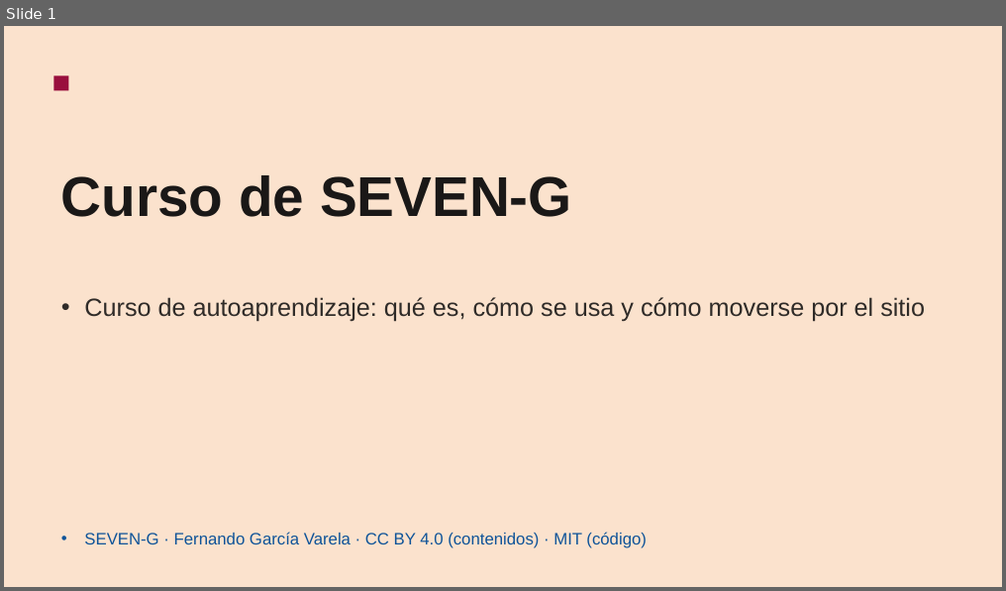
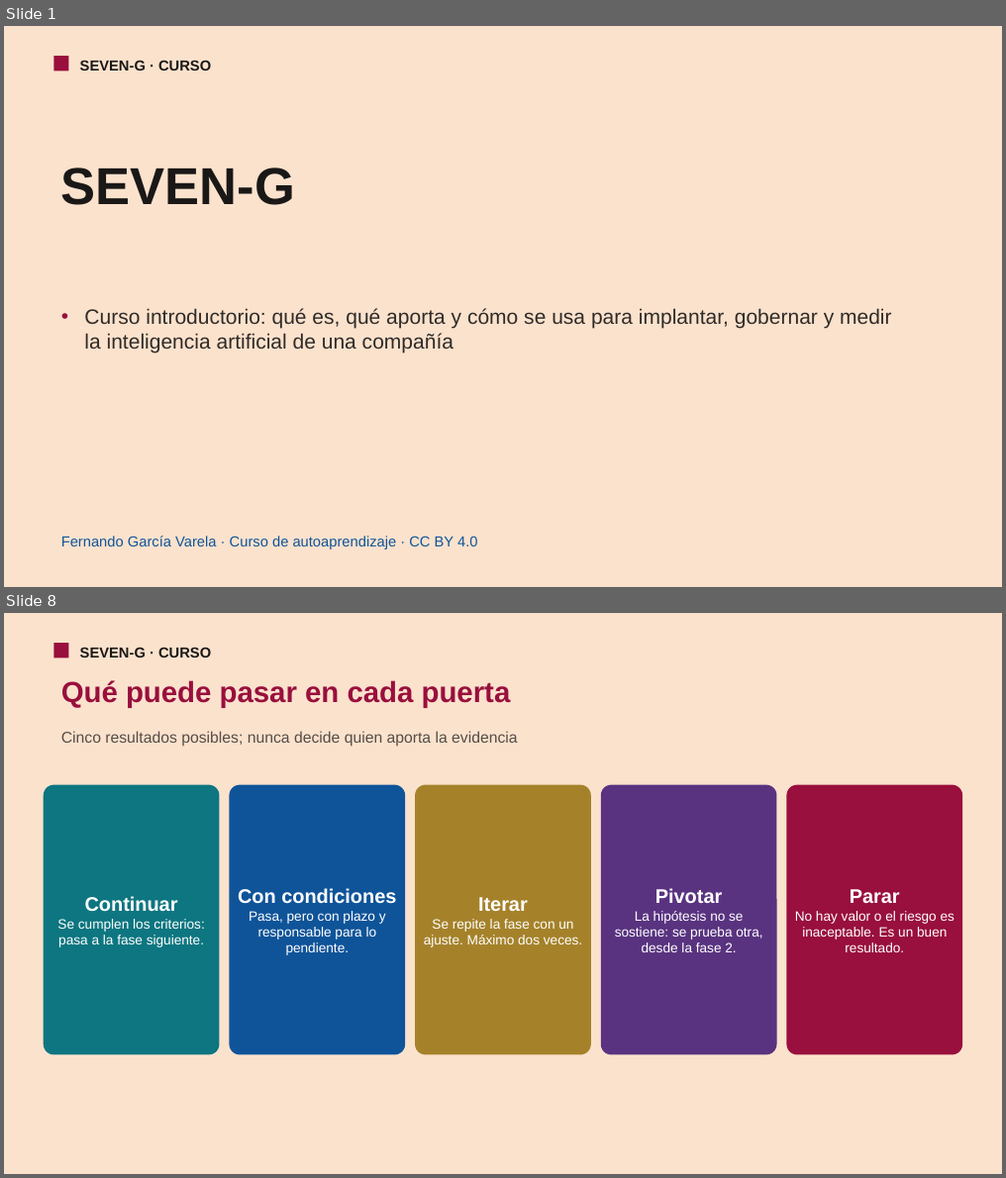
Before and after one commit to seachad/AI_CONSULTING, a slide deck: SEVEN-G/pptx/es/SEVEN-G_Curso.pptx. Shown one above the other, each under a label of ours: slide 1 before the commit, slides 1 and 8 after it; the slides between them are not shown. The pictures are 1006x591 and 1006x1178 pixels, drawn with LibreOffice and Linux fonts; fonts in the diff are those of the drawing. Boxes give left, top, right and bottom in pixels: in the first picture for what was removed or moved away, otherwise in the second. Text is boxed around its words. In the diff, an @@ line names an element or a change of style, - is before the commit and + after.

```diff
--- a/SEVEN-G/pptx/es/SEVEN-G_Curso.pptx
+++ b/SEVEN-G/pptx/es/SEVEN-G_Curso.pptx
@@ slide 8 added at (4, 613, 1002, 1174), background #FBE2CD @@
@@ rectangle added at (54, 643, 69, 658), fill #990F3D @@
@@ text added at (80, 647, 211, 658), 14 pt, text #1A1817, bold @@
+SEVEN-G · CURSO
@@ text added at (61, 680, 511, 708), 28 pt, text #990F3D, bold @@
+Qué puede pasar en cada puerta
@@ text added at (61, 731, 517, 747), 15 pt, text #564D47 @@
+Cinco resultados posibles; nunca decide quien aporta la evidencia
@@ rounded rectangle added at (44, 785, 220, 1056), fill #0D7680, 13 pt, text #FFFFFF @@
+Continuar
+Se cumplen los criterios: pasa a la fase siguiente.
@@ rounded rectangle added at (230, 785, 405, 1056), fill #0F5499, 13 pt, text #FFFFFF @@
+Con condiciones
+Pasa, pero con plazo y responsable para lo pendiente.
@@ rounded rectangle added at (415, 785, 591, 1056), fill #A5822A, 13 pt, text #FFFFFF @@
+Iterar
+Se repite la fase con un ajuste. Máximo dos veces.
@@ rounded rectangle added at (601, 785, 776, 1056), fill #593380, 13 pt, text #FFFFFF @@
+Pivotar
+La hipótesis no se sostiene: se prueba otra, desde la fase 2.
@@ rounded rectangle added at (787, 785, 963, 1056), fill #990F3D, 13 pt, text #FFFFFF @@
+Parar
+No hay valor o el riesgo es inaceptable. Es un buen resultado.
@@ slide 1 changed as well @@
@@ rectangle: place and size @@
-rectangle at (54, 76, 69, 91)
+rectangle at (54, 56, 69, 71)
@@ text added at (80, 60, 211, 71), 14 pt, text #1A1817, bold @@
+SEVEN-G · CURSO
@@ text at (61, 168, 295, 205): text changed; size 54 to 50 pt @@
-Curso de SEVEN-G
+SEVEN-G
@@ text at (84, 308, 892, 354): text changed; size 24 to 20 pt @@
-• Curso de autoaprendizaje: qué es, cómo se usa y cómo moverse por el sitio
+• Curso introductorio: qué es, qué aporta y cómo se usa para implantar, gobernar y medir la inteligencia artificial de una compañía
@@ text at (61, 536, 477, 550): text changed; size 16 to 14 pt @@
-• SEVEN-G · Fernando García Varela · CC BY 4.0 (contenidos) · MIT (código)
+Fernando García Varela · Curso de autoaprendizaje · CC BY 4.0
```
Also in this commit, not shown: 15 other slides added, 11 slides removed, 2 other files.
